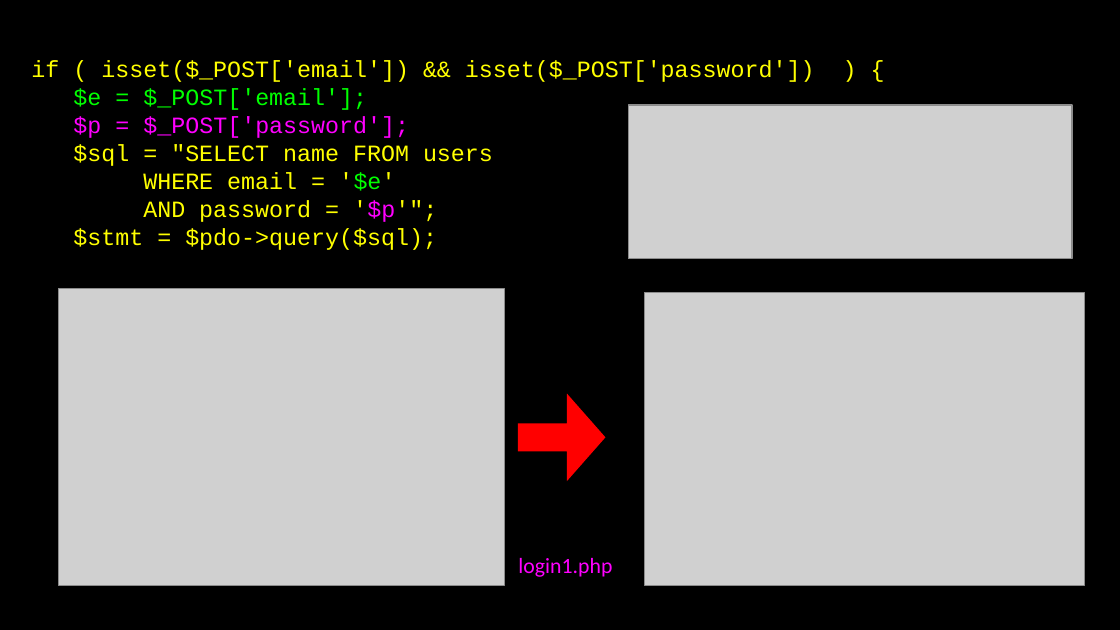
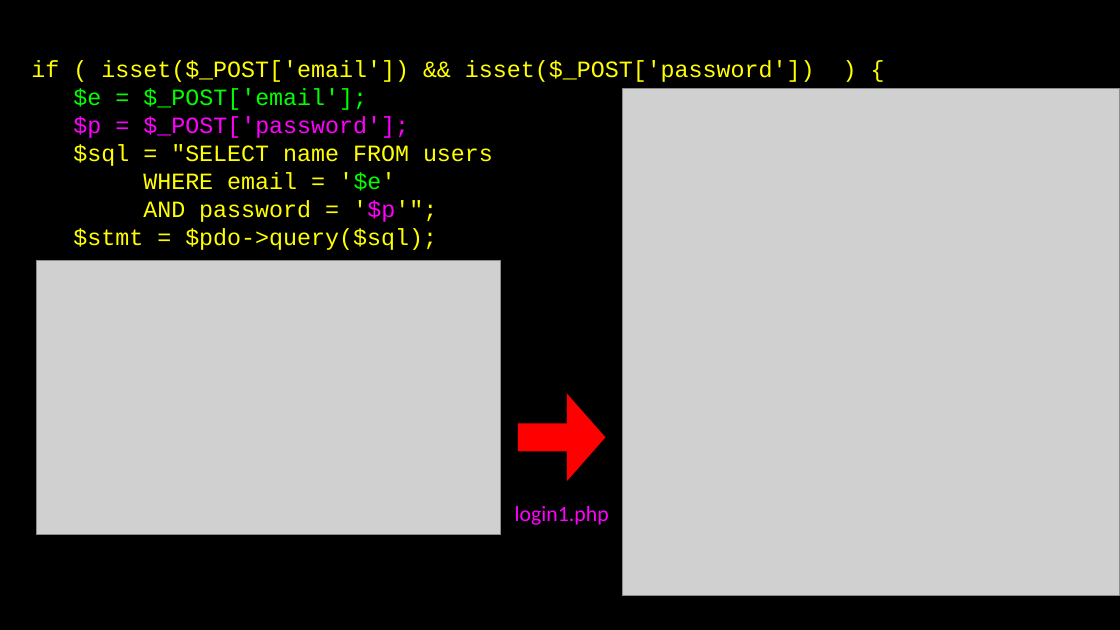
Before and after one commit to csev/wa4e, a slide deck: slide 36 of lectures/PHP-06-MySQL-PDO.ppt. Drawn at 1120x630 pixels with LibreOffice and Linux fonts; fonts in the diff are those of the drawing; grey boxes stand for pictures. Boxes give left, top, right and bottom in pixels: in the first picture for what was removed or moved away, otherwise in the second. Text is boxed around its words. In the diff, an @@ line names an element or a change of style, - is before the commit and + after.

```diff
--- a/lectures/PHP-06-MySQL-PDO.ppt
+++ b/lectures/PHP-06-MySQL-PDO.ppt
@@ picture: place and size @@
-picture at box(644, 292, 1084, 585)
+picture at box(623, 88, 1120, 595)
@@ picture removed at box(628, 105, 1072, 260) @@
@@ picture: place and size @@
-picture at box(58, 289, 505, 586)
+picture at box(36, 261, 501, 534)
@@ text "login1.php": place and size @@
-text "login1.php" at box(518, 558, 612, 577)
+text "login1.php" at box(515, 506, 609, 525)
```
Also in this commit, not shown: 17 other slides changed, 1 slide added, 2 slides removed, 2 other files.
